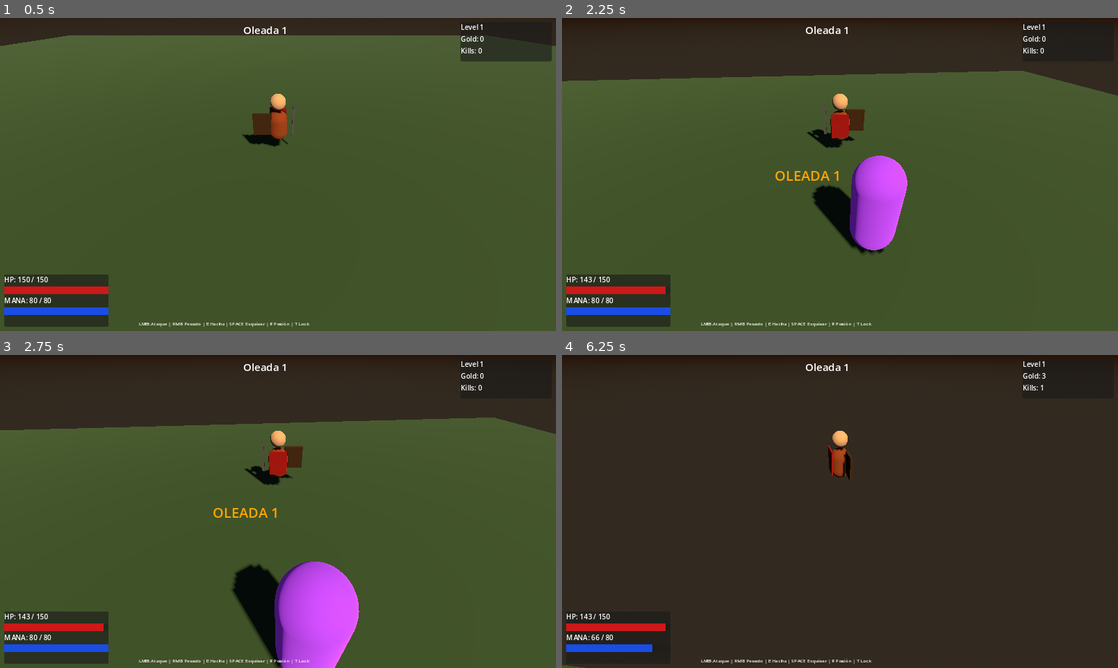
Above: before the commit, frames 1-4 (two rows, left to right).
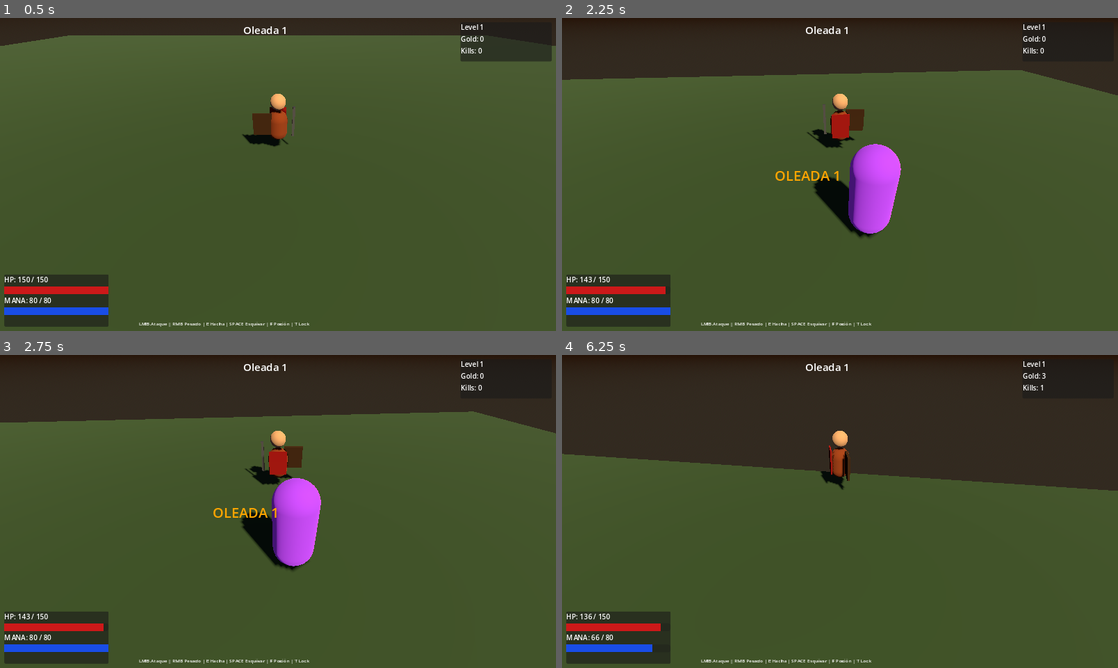
Above: after the commit, the same moments.

Repository: maicolrtu531-lab/michael
Game: Godot game, scene res://scenes/world/main.tscn
Same seed, same stepped clock (60 frames per second), same inputs: the game is played once before the commit and once after it.
Inputs (mouse positions are in pixels of both pictures, inside the frame that each line leads up to):
- Up to frame 1 (0.5 s): no input
- Up to frame 2 (2.25 s): tap Enter (ui_accept) at 0.5, 0.77, 1.52 s; move the mouse to (867, 174) at 0.52 s; hold W (move_forward) from 0.53 s (still down); right-click (867, 174) at 0.6 s; click (867, 174) at 0.8 s; move the mouse to (812, 174) at 1.27 s; click (812, 174) at 1.35 s; tap Z at 1.55, 2.1 s; move the mouse to (851, 168) at 2.02 s
- Up to frame 3 (2.75 s): keep holding W (move_forward); tap X at 2.3 s
- Up to frame 4 (6.25 s): move the mouse to (834, 517) at 2.77 s; tap X at 2.85, 5.3 s; tap Enter (ui_accept) at 3.02, 3.77, 4.52, 6.02 s; right-click (834, 517) at 3.05 s; move the mouse to (878, 514) at 3.52 s; right-click (878, 514) at 3.6 s; click (878, 514) at 3.8 s; move the mouse to (795, 508) at 4.27 s; click (795, 508) at 4.35 s; tap Z at 4.55 s; move the mouse to (845, 511) at 5.02 s; tap R (blizzard) at 5.1 s; move the mouse to (817, 505) at 5.77 s; release W (move_forward) at 5.78 s; hold D (move_right) from 5.78 s (still down); tap Space (dodge) at 5.85 s; right-click (817, 505) at 6.05 s

Frame 1 is identical in both runs. In frame 2, 2.1% of the frame differs, in the area x 0-100%, y 16-76%; in frame 3, 10%; in frame 4, 59%, in the area x 0-100%, y 27-100%.

Commit message:
Fix camera local rotation, add Z/X keyboard attacks, use CONFINED mouse mode

Diff:
--- a/godot-wrath/scripts/player/player.gd
+++ b/godot-wrath/scripts/player/player.gd
@@ -55,7 +55,7 @@
 	hp   = max_hp
 	mana = max_mana
 	add_to_group("player")
-	Input.mouse_mode = Input.MOUSE_MODE_CAPTURED
+	Input.mouse_mode = Input.MOUSE_MODE_CONFINED_HIDDEN
 
 func _input(event: InputEvent) -> void:
 	if event is InputEventMouseMotion and not locked_target:
@@ -89,9 +89,9 @@
 		to.y = 0
 		if to.length() > 0.1:
 			cam_yaw = lerp_angle(cam_yaw, atan2(to.x, to.z) + PI, 6.0 * delta)
-	# Apply world-space camera angles independently of player body rotation
-	camera_arm.global_rotation.y = cam_yaw
-	camera_arm.rotation.x        = cam_pitch
+	# Local rotation = world cam_yaw minus player body yaw → camera stays fixed in world space
+	camera_arm.rotation.y = cam_yaw - rotation.y
+	camera_arm.rotation.x = cam_pitch
 
 func _handle_movement(delta: float) -> void:
 	if is_dodging:
@@ -146,9 +146,12 @@
 func _handle_combat() -> void:
 	if attack_cd > 0 or is_dodging:
 		return
-	if Input.is_action_just_pressed("attack_light"):
+	# Mouse OR keyboard attacks
+	var light = Input.is_action_just_pressed("attack_light") or Input.is_key_label_pressed(KEY_Z)
+	var heavy = Input.is_action_just_pressed("attack_heavy") or Input.is_key_label_pressed(KEY_X)
+	if light:
 		_melee_attack(false)
-	elif Input.is_action_just_pressed("attack_heavy"):
+	elif heavy:
 		_melee_attack(true)
 	elif Input.is_action_just_pressed("use_ability"):
 		_throw_axe()
